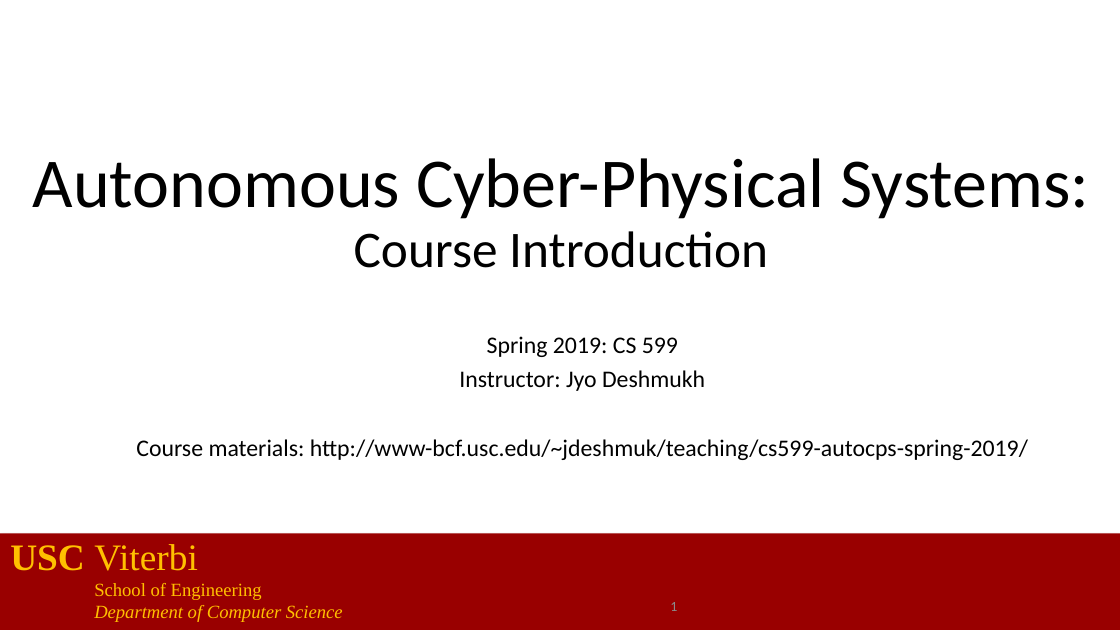
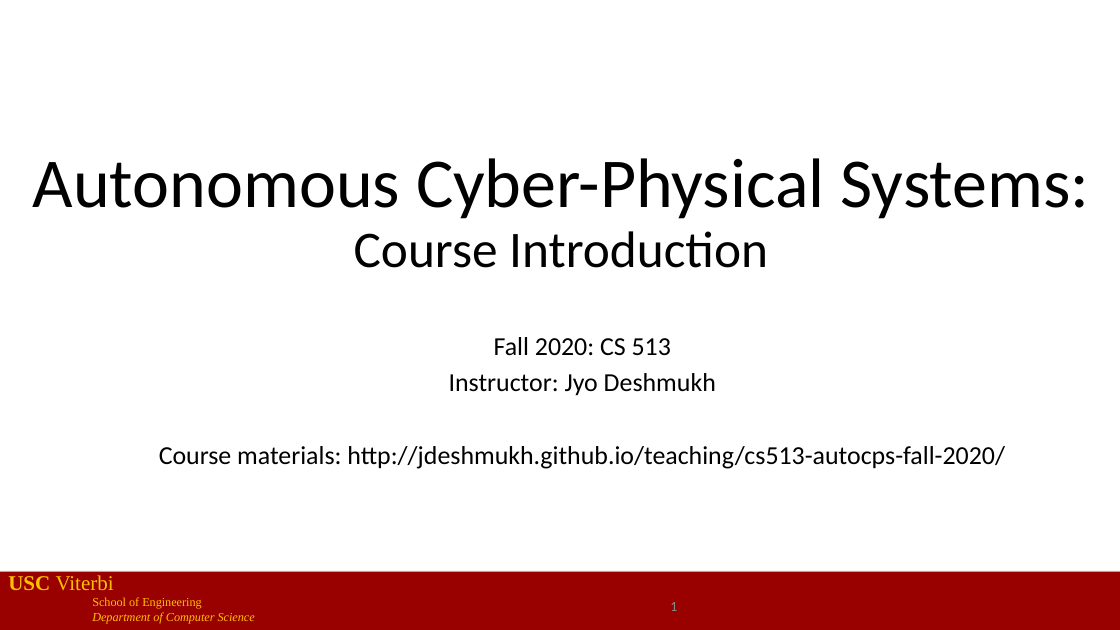
Before and after one commit to jdeshmukh/jdeshmukh.github.io, a slide deck: slide 1 of teaching/cs513-autocps-fall-2020/course-intro.pptx. Drawn at 1120x630 pixels with LibreOffice and Linux fonts; fonts in the diff are those of the drawing. Boxes give left, top, right and bottom in pixels: in the first picture for what was removed or moved away, otherwise in the second. Text is boxed around its words. In the diff, an @@ line names an element or a change of style, - is before the commit and + after.

Commit message:
fall 2020

```diff
--- a/teaching/cs513-autocps-fall-2020/course-intro.pptx
+++ b/teaching/cs513-autocps-fall-2020/course-intro.pptx
@@ subtitle at (494,337,671,356): text changed; size 20.4 to 22.2 pt @@
-Spring 2019: CS 599
+Fall 2020: CS 513
@@ subtitle at (449,373,716,396): size 20.4 to 22.2 pt in "Instructor: Jyo Deshmukh" @@
@@ subtitle at (159,446,1005,469): text changed; size 20.4 to 22.2 pt @@
-Course materials: http://www-bcf.usc.edu/~jdeshmuk/teaching/cs599-autocps-spring-2019/
+Course materials: http://jdeshmukh.github.io/teaching/cs513-autocps-fall-2020/
@@ text "USC Viterbi": place and size @@
-text "USC Viterbi" at (10,544,343,622)
+text "USC Viterbi" at (8,575,255,624)
@@ text "USC Viterbi" at (8,575,255,624): size 32 to 18 pt in "USC Viterbi"; size 16 to 10.5 pt in "School of Engineering", "Department of Computer Science" @@
@@ rectangle: place and size @@
-rectangle at (0,534,1120,630)
+rectangle at (0,572,1120,630)
```
Also in this commit, not shown: 18 other slides changed.
